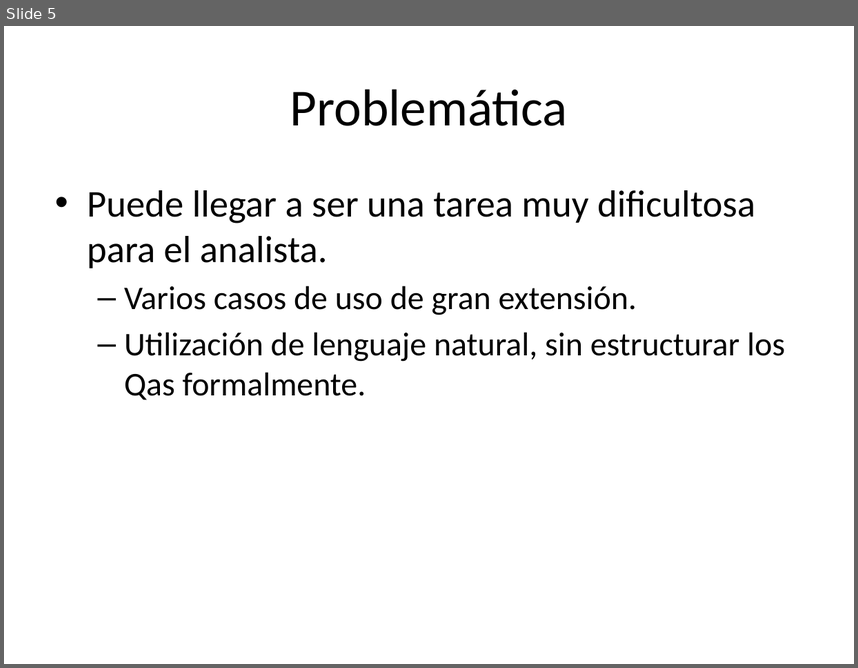
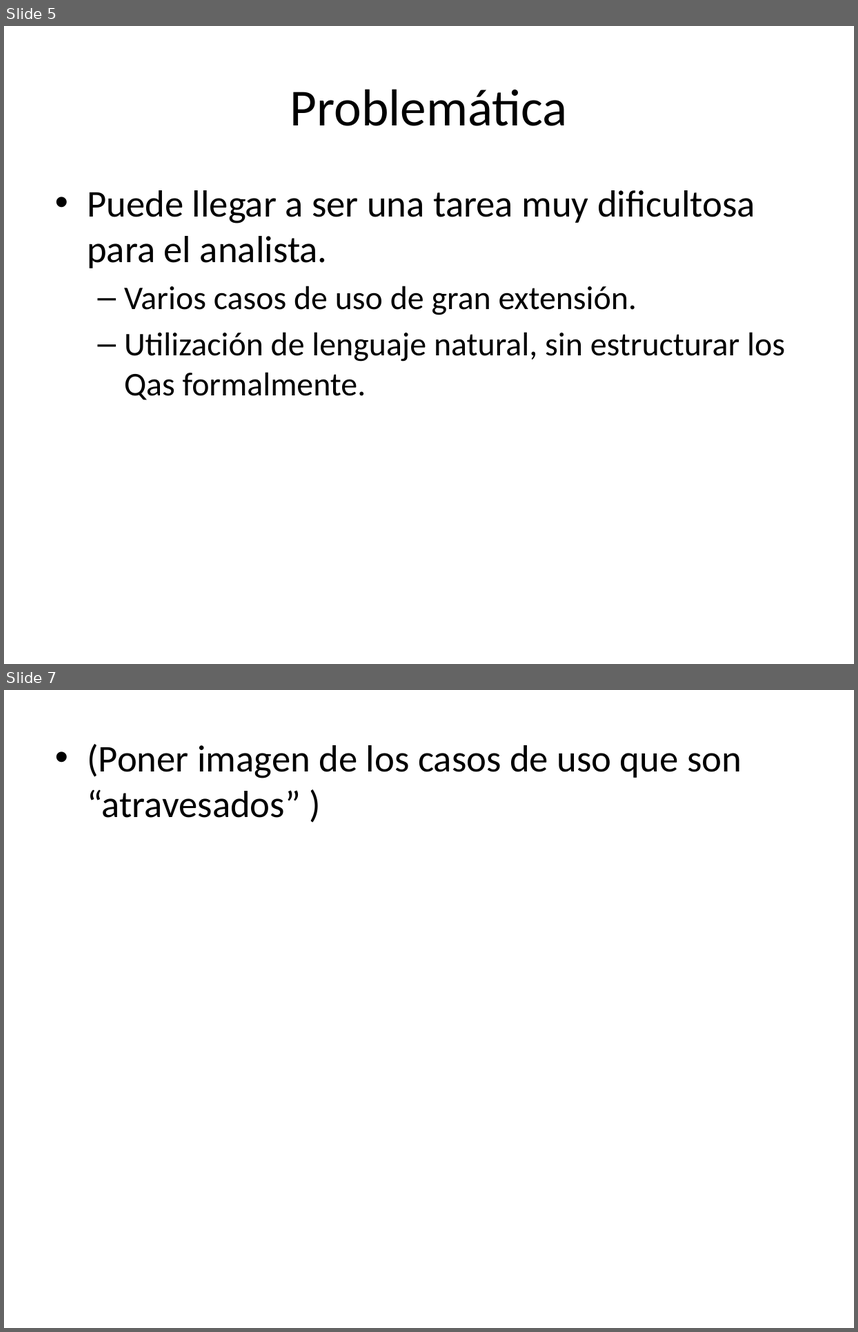
Before and after one commit to alejandrorago/qatesis2, a slide deck: Capitulos Finales/filiminasPeladas.pptx. Shown one above the other, each under a label of ours: slide 5 before the commit, slides 5 and 7 after it; the slides between them are not shown. The pictures are 858x668 and 858x1332 pixels, drawn with LibreOffice and Linux fonts; fonts in the diff are those of the drawing. Boxes give left, top, right and bottom in pixels: in the first picture for what was removed or moved away, otherwise in the second. Text is boxed around its words. In the diff, an @@ line names an element or a change of style, - is before the commit and + after.

```diff
--- a/Capitulos Finales/filiminasPeladas.pptx
+++ b/Capitulos Finales/filiminasPeladas.pptx
@@ slide 7 added at (4,690,854,1328), background #FFFFFF @@
@@ text added at (87,744,742,818), 32 pt, text #000000 @@
+• (Poner imagen de los casos de uso que son “atravesados” )
```
Also in this commit, not shown: 1 slide changed, 3 other slides added.
